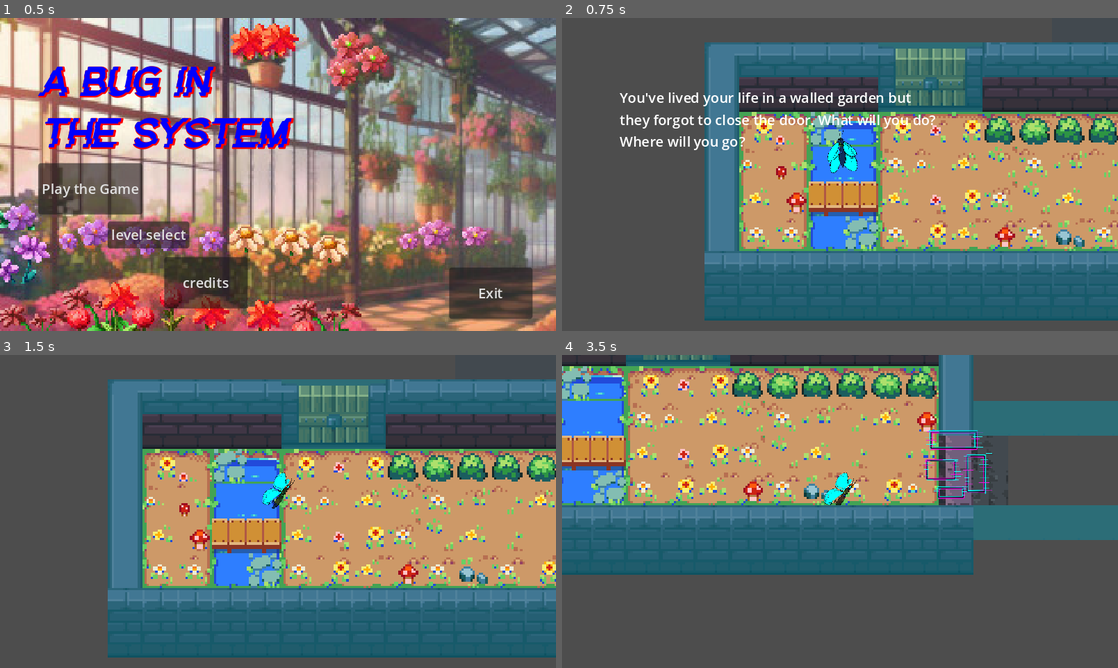
Above: before the commit, frames 1-4 (two rows, left to right).
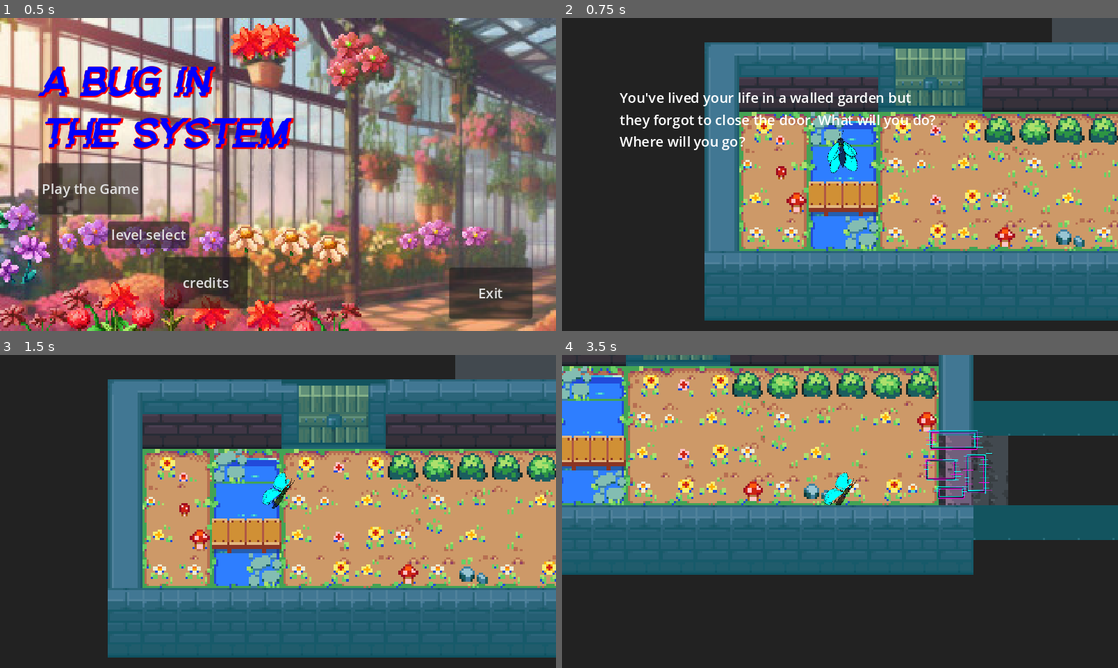
Above: after the commit, the same moments.

Repository: Firewheelstudio/Glitch-Maze-Escape
Game: Godot game, scene res://Scenes/start_menu.tscn
Same seed, same stepped clock (60 frames per second), same inputs: the game is played once before the commit and once after it. The engine's default icon, where the game draws it, is replaced by a stand-in: a white triangle on a blue panel in a dark square.
Inputs:
- Up to frame 1 (0.5 s): no input
- Up to frame 2 (0.75 s): click "Play the Game" at 0.5 s
- Up to frame 3 (1.5 s): tap Enter at 1.25 s; hold D (move_right) from 1.28 s (still down)
- Up to frame 4 (3.5 s): release D (move_right) at 2.03 s; hold S (move_down) 2.03-2.78 s; hold D (move_right) from 2.78 s (still down)

Frame 1 is identical in both runs. In frame 2, 33% of the frame differs, in the area x 0-100%, y 0-100%; in frame 3, 27%; in frame 4, 47%.

Commit message:
level3checpoints

Diff:
--- a/boundaries/Scenes/level_3.tscn
+++ b/boundaries/Scenes/level_3.tscn
@@ -20,6 +20,7 @@
 [ext_resource type="PackedScene" uid="uid://5kce1uniqhvi" path="res://Scenes/portal_entrance.tscn" id="18_08opo"]
 [ext_resource type="PackedScene" uid="uid://o0cba7b2chn3" path="res://Scenes/portal_exit.tscn" id="19_pw3b6"]
 [ext_resource type="PackedScene" uid="uid://bcve2gss22sxo" path="res://Scenes/lose_screen.tscn" id="20_3bbpn"]
+[ext_resource type="Script" path="res://Scripts/checkpointmanager3.gd" id="21_nvukx"]
 
 [sub_resource type="LabelSettings" id="LabelSettings_b33ty"]
 
@@ -160,6 +161,9 @@
 "name": &"default",
 "speed": 12.0
 }]
+
+[sub_resource type="CircleShape2D" id="CircleShape2D_lcdff"]
+radius = 328.956
 
 [node name="level3" type="Node2D"]
 script = ExtResource("1_i0q0v")
@@ -419,6 +423,67 @@
 
 [node name="lose_screen" parent="." instance=ExtResource("20_3bbpn")]
 
+[node name="checkpoints" type="Node2D" parent="."]
+
+[node name="checkpointmanager" type="Node2D" parent="checkpoints"]
+script = ExtResource("21_nvukx")
+
+[node name="checkpoint1" type="Marker2D" parent="checkpoints"]
+position = Vector2(3311, -578)
+
+[node name="checkpointarea1" type="Area2D" parent="checkpoints/checkpoint1"]
+
+[node name="CollisionShape2D" type="CollisionShape2D" parent="checkpoints/checkpoint1/checkpointarea1"]
+position = Vector2(-6.60742, -7.63712)
+shape = SubResource("CircleShape2D_lcdff")
+
+[node name="checkpoint2" type="Marker2D" parent="checkpoints"]
+position = Vector2(-994, -519)
+
+[node name="checkpointarea2" type="Area2D" parent="checkpoints/checkpoint2"]
+
+[node name="CollisionShape2D" type="CollisionShape2D" parent="checkpoints/checkpoint2/checkpointarea2"]
+position = Vector2(-6.60742, -7.63712)
+shape = SubResource("CircleShape2D_lcdff")
+
+[node name="checkpoint3" type="Marker2D" parent="checkpoints"]
+position = Vector2(1423, -3818)
+
+[node name="checkpointarea3" type="Area2D" parent="checkpoints/checkpoint3"]
+
+[node name="CollisionShape2D" type="CollisionShape2D" parent="checkpoints/checkpoint3/checkpointarea3"]
+position = Vector2(-6.60742, -7.63712)
+shape = SubResource("CircleShape2D_lcdff")
+
+[node name="checkpoint4" type="Marker2D" parent="checkpoints"]
+position = Vector2(1066, -660)
+
+[node name="checkpointarea4" type="Area2D" parent="checkpoints/checkpoint4"]
+
+[node name="CollisionShape2D" type="CollisionShape2D" parent="checkpoints/checkpoint4/checkpointarea4"]
+position = Vector2(-6.60742, -7.63712)
+shape = SubResource("CircleShape2D_lcdff")
+
+[node name="checkpoint5" type="Marker2D" parent="checkpoints"]
+position = Vector2(6200, -7363)
+
+[node name="checkpointarea5" type="Area2D" parent="checkpoints/checkpoint5"]
+
+[node name="CollisionShape2D" type="CollisionShape2D" parent="checkpoints/checkpoint5/checkpointarea5"]
+position = Vector2(-6.60742, -7.63712)
+shape = SubResource("CircleShape2D_lcdff")
+
+[node name="checkpoint6" type="Marker2D" parent="checkpoints"]
+position = Vector2(4924, -12068)
+
+[node name="checkpointarea6" type="Area2D" parent="checkpoints/checkpoint6"]
+
+[node name="CollisionShape2D" type="CollisionShape2D" parent="checkpoints/checkpoint6/checkpointarea6"]
+position = Vector2(-6.60742, -7.63712)
+shape = SubResource("CircleShape2D_lcdff")
+
+[connection signal="button_down" from="playernode/Camera2D/CanvasLayer/end_button" to="lose_screen" method="_on_end_button_button_down"]
+[connection signal="button_down" from="playernode/Camera2D/CanvasLayer/level_select_button" to="lose_screen" method="_on_level_select_button_button_down"]
 [connection signal="body_entered" from="winnode/Area2D" to="winnode" method="_on_area_2d_body_entered"]
 [connection signal="player_captured" from="vertical_patrolling_enemy3" to="playernode" method="_on_vertical_patrolling_enemy_3_player_captured"]
 [connection signal="player_captured" from="vertical_patrolling_enemy4" to="playernode" method="_on_vertical_patrolling_enemy_4_player_captured"]
@@ -464,3 +529,9 @@
 [connection signal="portal_entered" from="Portal_entrance3" to="playernode" method="_on_portal_entrance_3_portal_entered"]
 [connection signal="portal_entered" from="Portal_entrance4" to="playernode" method="_on_portal_entrance_4_portal_entered"]
 [connection signal="portal_entered" from="Portal_entrance5" to="playernode" method="_on_portal_entrance_5_portal_entered"]
+[connection signal="body_entered" from="checkpoints/checkpoint1/checkpointarea1" to="checkpoints/checkpointmanager" method="_on_checkpointarea_1_body_entered"]
+[connection signal="body_entered" from="checkpoints/checkpoint2/checkpointarea2" to="checkpoints/checkpointmanager" method="_on_checkpointarea_2_body_entered"]
+[connection signal="body_entered" from="checkpoints/checkpoint3/checkpointarea3" to="checkpoints/checkpointmanager" method="_on_checkpointarea_3_body_entered"]
+[connection signal="body_entered" from="checkpoints/checkpoint4/checkpointarea4" to="checkpoints/checkpointmanager" method="_on_checkpointarea_4_body_entered"]
+[connection signal="body_entered" from="checkpoints/checkpoint5/checkpointarea5" to="checkpoints/checkpointmanager" method="_on_checkpointarea_5_body_entered"]
+[connection signal="body_entered" from="checkpoints/checkpoint6/checkpointarea6" to="checkpoints/checkpointmanager" method="_on_checkpointarea_6_body_entered"]
--- /dev/null
+++ b/boundaries/Scripts/checkpointmanager3.gd
@@ -0,0 +1,37 @@
+extends Node2D
+@onready var plr = $"../../playernode"
+
+
+func _on_checkpointarea_1_body_entered(body):
+	if body.name == "playernode":
+		plr.placetorespawn = $"../checkpoint1".global_position
+		$"../checkpoint1/checkpointarea1/CollisionShape2D".queue_free()
+
+func _on_checkpointarea_2_body_entered(body):
+	if body.name == "playernode":
+		plr.placetorespawn = $"../checkpoint2".global_position
+		$"../checkpoint2/checkpointarea2/CollisionShape2D".queue_free()
+
+
+func _on_checkpointarea_3_body_entered(body):
+	if body.name == "playernode":
+		plr.placetorespawn = $"../checkpoint3".global_position
+		$"../checkpoint3/checkpointarea3/CollisionShape2D".queue_free()
+
+
+func _on_checkpointarea_4_body_entered(body):
+	if body.name == "playernode":
+		plr.placetorespawn = $"../checkpoint4".global_position
+		$"../checkpoint4/checkpointarea4/CollisionShape2D".queue_free()
+
+
+func _on_checkpointarea_5_body_entered(body):
+	if body.name == "playernode":
+		plr.placetorespawn = $"../checkpoint5".global_position
+		$"../checkpoint5/checkpointarea5/CollisionShape2D".queue_free()
+
+
+func _on_checkpointarea_6_body_entered(body):
+	if body.name == "playernode":
+		plr.placetorespawn = $"../checkpoint6".global_position
+		$"../checkpoint6/checkpointarea6/CollisionShape2D".queue_free()
--- a/boundaries/project.godot
+++ b/boundaries/project.godot
@@ -55,3 +55,4 @@
 textures/canvas_textures/default_texture_filter=0
 renderer/rendering_method="gl_compatibility"
 renderer/rendering_method.mobile="gl_compatibility"
+environment/defaults/default_clear_color=Color(0.133196, 0.133196, 0.133196, 1)
Not shown: 1 places in boundaries/Scenes/level_3.tscn that only renumber resources
